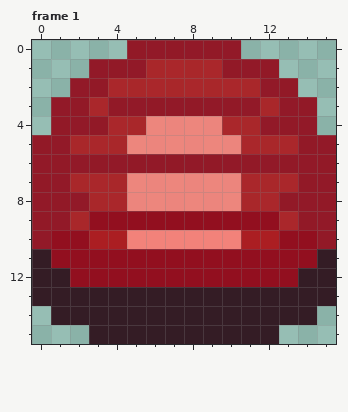
Pixel-art file -- assets/sprites/ui/alarm.aseprite. That is the earlier state.
16x16 pixels, 1 frame. Shown: frame 1. The commit also changed other frames, which this record leaves out.
New version:
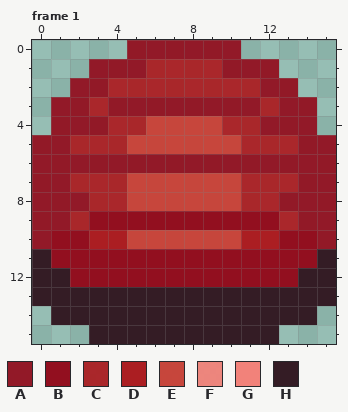
Palette (. is transparent): A #920f1ff0  B #920f1f  C #ab1e22f0  D #ab1e22  E #ca3f35f0  F #f2827af0  G #f2827a  H #341c25
The commit says: Implement alarm icon flashing
Edits made:
layer "Layer 1" added
layer "Layer 3" removed
Frame 1, layer "Layer 1":
Colour F gives way to colour E in row 4 at x 6 to 9; in row 5 at x 5 to 10; in rows 7 to 8 at x 5 to 10.
Colour G gives way to colour E in row 10 at x 5 to 10.
Pixel boxes of the changes (left, top, right, bottom) in both pictures:
changed: (127, 116, 241, 249)
